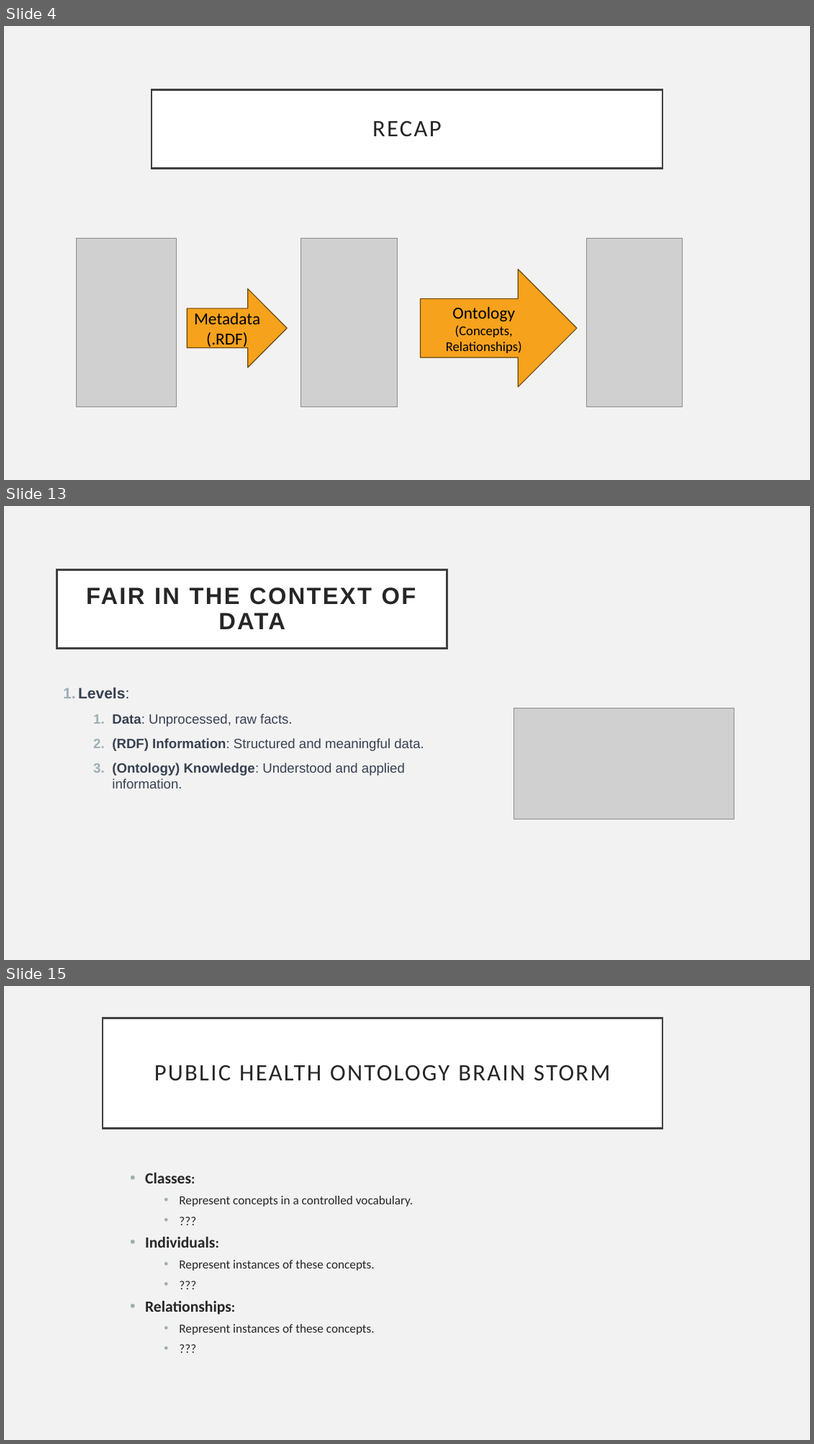
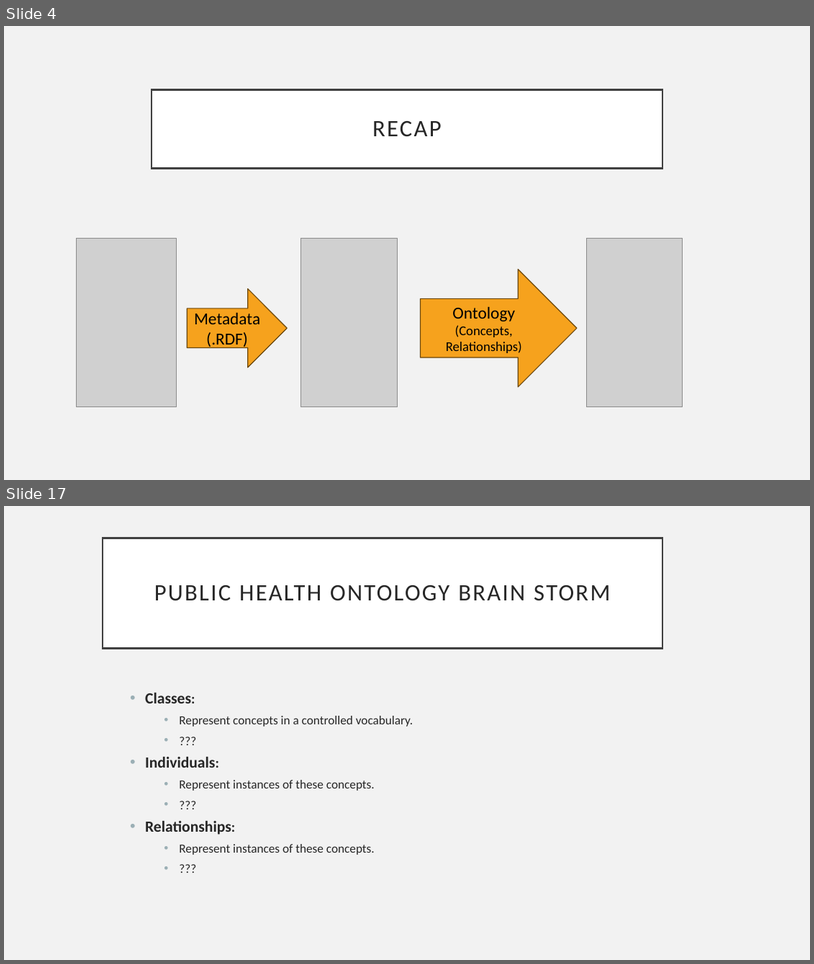
Before and after one commit to Drexel-UHC/si-2023-fair, a slide deck: content/day 4/Day 4 - Practical.pptx. Shown one above the other, each under a label of ours: slides 4, 13 and 15 before the commit, slides 4 and 17 after it; the slides between them are not shown. The pictures are 814x1444 and 814x964 pixels, drawn with LibreOffice and Linux fonts; fonts in the diff are those of the drawing; grey boxes stand for pictures. Boxes give left, top, right and bottom in pixels: in the first picture for what was removed or moved away, otherwise in the second. Text is boxed around its words. In the diff, an @@ line names an element or a change of style, - is before the commit and + after.

```diff
--- a/content/day 4/Day 4 - Practical.pptx
+++ b/content/day 4/Day 4 - Practical.pptx
@@ slide 13 removed at (4, 506, 810, 960), background #F2F2F2 @@
@@ title removed at (57, 569, 448, 648) @@
-FAIR IN THE CONTEXT OF DATA
@@ text removed at (78, 687, 424, 788) @@
-1. Levels:
-  1. Data: Unprocessed, raw facts.
-  2. (RDF) Information: Structured and meaningful data.
-  3. (Ontology) Knowledge: Understood and applied information.
@@ picture removed at (514, 708, 735, 818) @@
@@ what was slide 15 is now slide 17 @@
```
Also in this commit, not shown: 4 slides changed, 11 slides added, 7 other slides removed, 3 other files.
